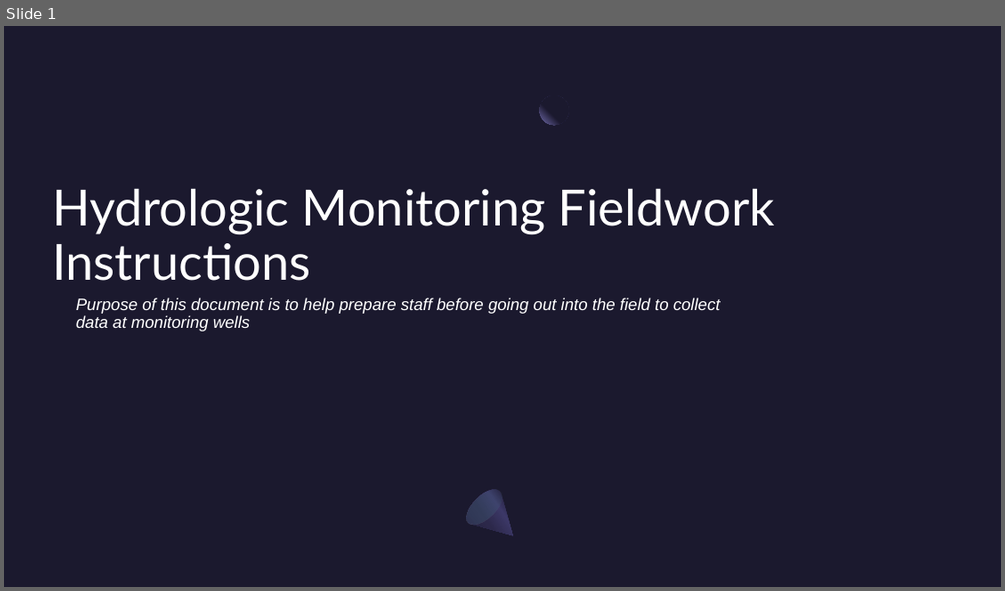
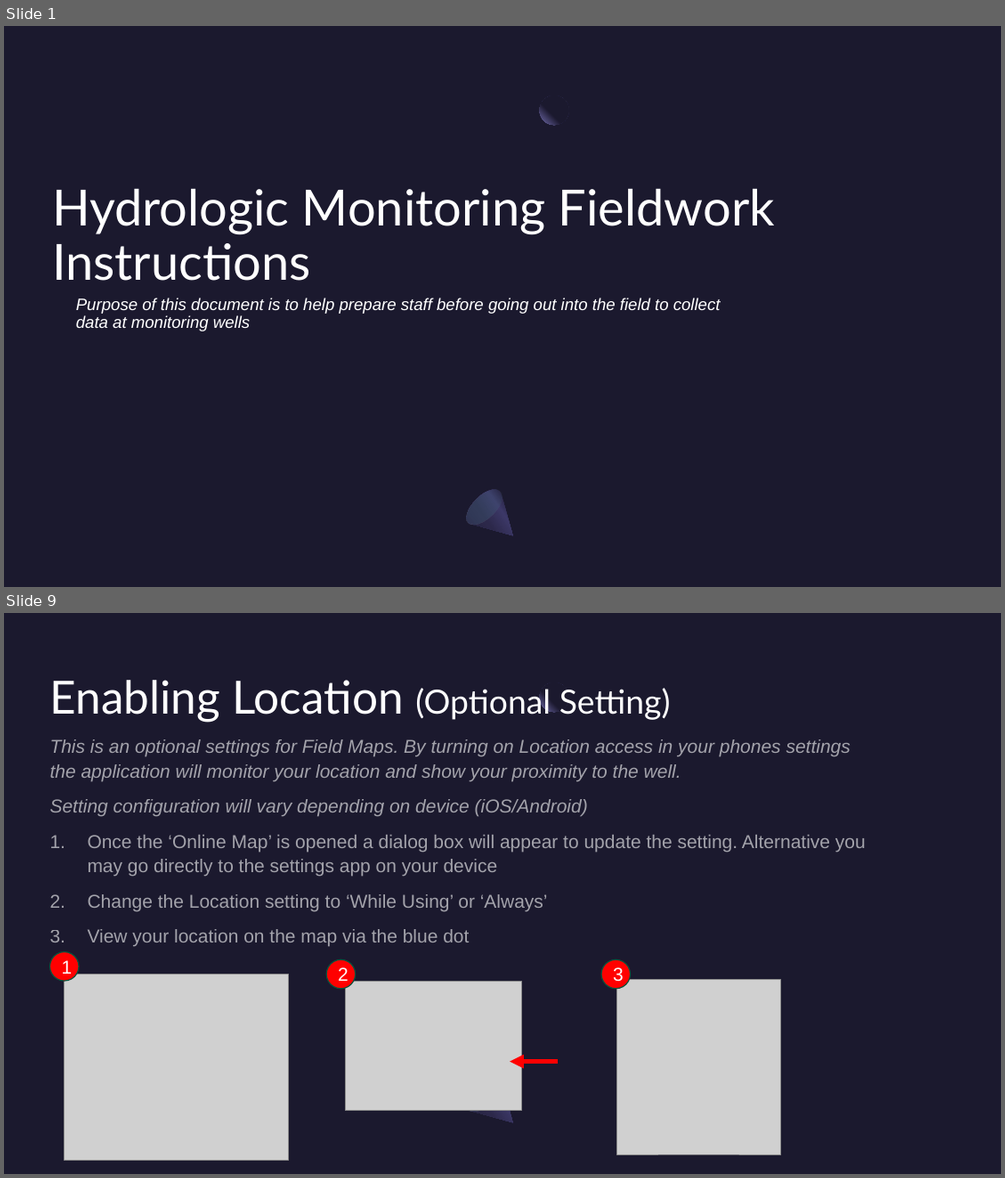
Before and after one commit to NWFWMD-IT/Hydrologic-Monitoring-Project, a slide deck: documents/user_guides/Hydrologic-Monitoring-Project-Fieldwork-Instructions.pptx. Shown one above the other, each under a label of ours: slide 1 before the commit, slides 1 and 9 after it; the slides between them are not shown. The pictures are 1005x591 and 1005x1178 pixels, drawn with LibreOffice and Linux fonts; fonts in the diff are those of the drawing; grey boxes stand for pictures. Boxes give left, top, right and bottom in pixels: in the first picture for what was removed or moved away, otherwise in the second. Text is boxed around its words. In the diff, an @@ line names an element or a change of style, - is before the commit and + after.

```diff
--- a/documents/user_guides/Hydrologic-Monitoring-Project-Fieldwork-Instructions.pptx
+++ b/documents/user_guides/Hydrologic-Monitoring-Project-Fieldwork-Instructions.pptx
@@ slide 9 added at (4,613,1001,1174), background #1B192E; not listed: 3 template elements that a slide beside it also shows @@
@@ title added at (50,680,671,722), 32 pt, text #FFFFFF @@
+Enabling Location (Optional Setting)
@@ text added at (50,739,866,947), 18 pt, text #FFFFFF at 60% opacity, italic @@
+This is an optional settings for Field Maps. By turning on Location access in your phones settings the application will monitor your location and show your proximity to the well.
+Setting configuration will vary depending on device (iOS/Android)
+1. Once the ‘Online Map’ is opened a dialog box will appear to update the setting. Alternative you may go directly to the settings app on your device
+2. Change the Location setting to ‘While Using’ or ‘Always’
+3. View your location on the map via the blue dot
@@ ellipse added at (49,952,79,981), fill #FF0000, outline #08533C 1 pt, 18 pt, text #FFFFFF @@
+1
@@ ellipse added at (326,959,356,989), fill #FF0000, outline #08533C 1 pt, 18 pt, text #FFFFFF @@
+2
@@ ellipse added at (601,959,631,989), fill #FF0000, outline #08533C 1 pt, 18 pt, text #FFFFFF @@
+3
@@ picture added at (65,974,289,1160) @@
@@ picture added at (345,981,521,1111) @@
@@ picture added at (616,980,780,1154) @@
@@ arrow added from (558, 1062) to (510, 1062), #FF0000 4.5 pt @@
```
Also in this commit, not shown: 5 slides changed, 3 other slides added, 1 slide removed.
